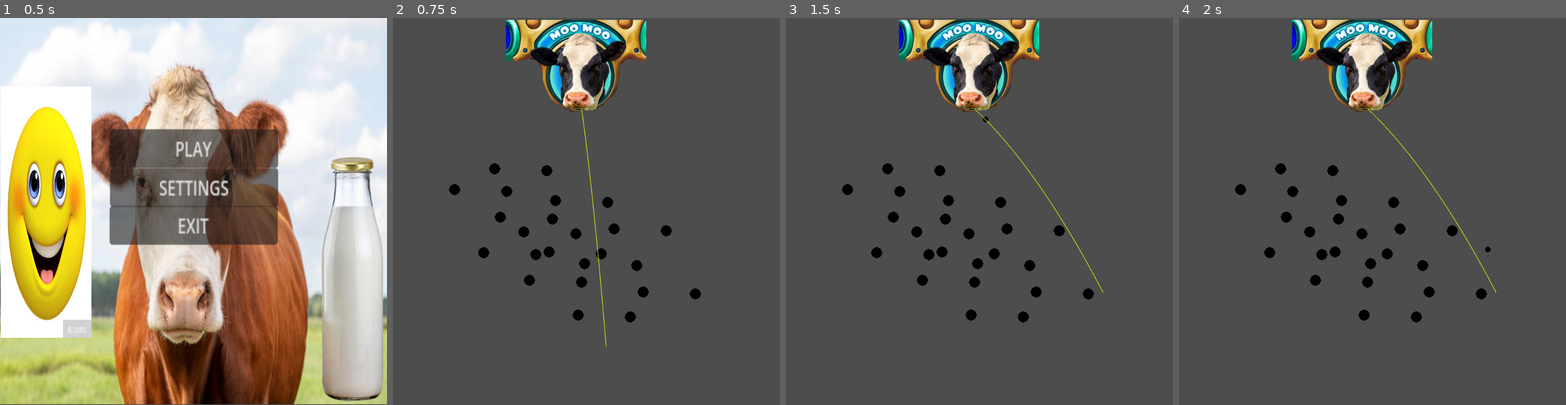
Above: before the commit, frames 1-4 (left to right).
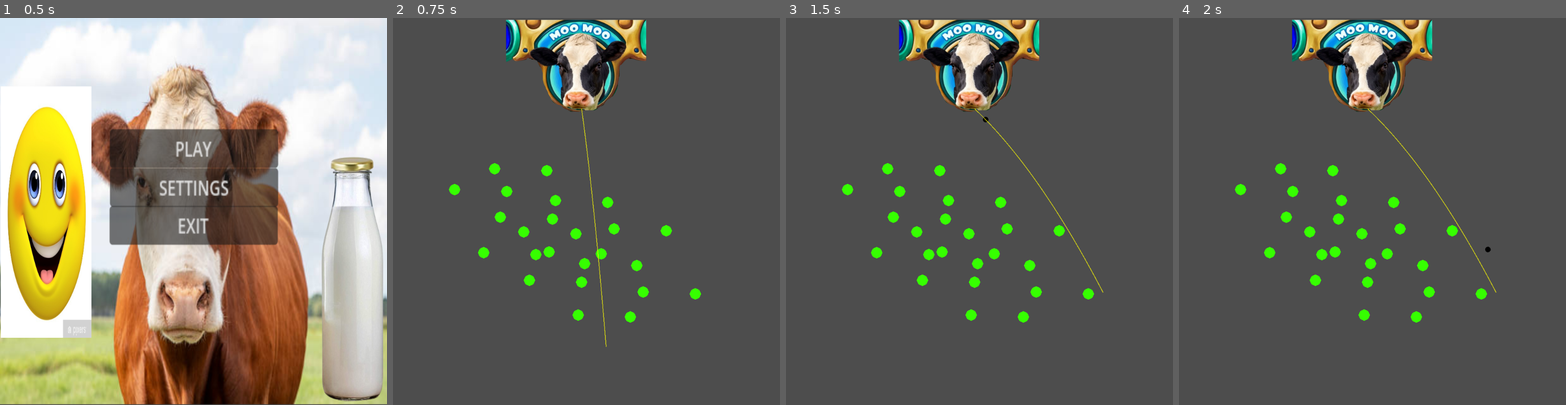
Above: after the commit, the same moments.

Repository: Temia116/Milkle_gamefart
Game: Godot game, scene res://title.tscn
The game is run twice, just before and just after one commit, with the same random seed, the same clock (stepped at 60 frames per second) and the same inputs.
Inputs (mouse positions are in pixels of both pictures, inside the frame that each line leads up to):
- Up to frame 1 (0.5 s): no input
- Up to frame 2 (0.75 s): click "PLAY" at 0.5 s
- Up to frame 3 (1.5 s): tap Enter at 1.25 s; move the mouse to (1064, 192) at 1.27 s; click (1064, 192) at 1.42 s
- Up to frame 4 (2 s): no input

Frame 1 is identical in both runs. In frame 2, 1.6% of the frame differs, in the area x 14-80%, y 37-79%; in frame 3, 1.6%; in frame 4, 1.6%.
Error after the commit: Parse Error: Identifier "AudioManager" not declared in the current scope. (res://peg.gd:36)

Commit message:
made fart

Diff:
--- a/peg.gd
+++ b/peg.gd
@@ -1,4 +1,3 @@
-# Peg.gd - Fixed string quotes
 extends StaticBody2D
 
 @export var is_orange: bool = false
@@ -7,11 +6,22 @@
 
 @onready var sprite: Sprite2D = $Sprite2D
 @onready var collision: CollisionShape2D = $CollisionShape2D
+@onready var hit_area: Area2D = $HitArea
 
 func _ready():
 	# Set peg color based on type
 	if sprite:
 		sprite.modulate = Color.ORANGE if is_orange else Color.BLUE
+
+	# Connect hit detection
+	if hit_area:
+		hit_area.body_entered.connect(_on_hit_area_body_entered)
+
+	add_to_group("pegs")
+
+func _on_hit_area_body_entered(body):
+	if body.is_in_group("ball"):
+		hit_by_ball()
 
 func hit_by_ball():
 	if is_hit:
@@ -19,23 +29,41 @@
 
 	is_hit = true
 
+	# Particle effects (customize as needed)
+	spawn_break_particles()
+
+	# Sound effect
+	AudioManager.play_sound("peg_hit")  # Adjust to your audio system
+
 	# Visual feedback
 	var tween = create_tween()
 	tween.tween_property(sprite, "modulate", Color.WHITE, 0.1)
 	tween.tween_property(sprite, "scale", Vector2(1.2, 1.2), 0.1)
 	tween.tween_property(sprite, "scale", Vector2.ZERO, 0.2)
 
-	# Disable collision
+	# Disable both collisions
 	collision.disabled = true
+	hit_area.get_child(0).disabled = true  # Disable hit area collision
 
 	# Award points
 	var game_manager = get_tree().get_first_node_in_group("game_manager")
 	if game_manager:
 		game_manager.add_score(points)
-
-	# Notify that peg was destroyed
-	if game_manager:
 		game_manager.peg_destroyed(is_orange)
 
 	# Remove after animation
 	tween.finished.connect(func(): queue_free())
+
+func spawn_break_particles():
+	# Example particle spawn - customize based on peg type
+	var particle_scene = preload("res://effects/PegBreakParticles.tscn")  # Adjust path
+	if particle_scene:
+		var particles = particle_scene.instantiate()
+		get_parent().add_child(particles)
+		particles.global_position = global_position
+
+		# Customize particles based on peg color
+		if is_orange:
+			particles.modulate = Color.ORANGE
+		else:
+			particles.modulate = Color.BLUE
--- a/peg.tscn
+++ b/peg.tscn
@@ -6,13 +6,23 @@
 [sub_resource type="CircleShape2D" id="CircleShape2D_1pwoe"]
 radius = 15.0
 
+[sub_resource type="CircleShape2D" id="CircleShape2D_cavuh"]
+radius = 15.0
+
 [node name="Peg" type="Node2D" groups=["Peg"]]
 
 [node name="Peg" type="StaticBody2D" parent="."]
 script = ExtResource("1_1pwoe")
+is_orange = null
+points = null
 
 [node name="CollisionShape2D" type="CollisionShape2D" parent="Peg"]
 shape = SubResource("CircleShape2D_1pwoe")
 
 [node name="Sprite2D" type="Sprite2D" parent="Peg"]
 texture = ExtResource("1_y34qd")
+
+[node name="HitArea" type="Area2D" parent="Peg"]
+
+[node name="CollisionShape2D" type="CollisionShape2D" parent="Peg/HitArea"]
+shape = SubResource("CircleShape2D_cavuh")
--- /dev/null
+++ b/peg_break_particles.gd
@@ -0,0 +1 @@
+extends Node2D
--- /dev/null
+++ b/peg_break_particles.tscn
@@ -0,0 +1,17 @@
+[gd_scene load_steps=2 format=3 uid="uid://beyuntlg5sm6f"]
+
+[ext_resource type="Script" uid="uid://bfe3x88fqx16j" path="res://peg_break_particles.gd" id="1_lm0vn"]
+
+[node name="PegBreakParticles" type="Node2D"]
+script = ExtResource("1_lm0vn")
+
+[node name="GPUParticles2D" type="GPUParticles2D" parent="."]
+emitting = false
+amount = 20
+lifetime = 2.0
+one_shot = true
+explosiveness = 0.8
+
+[node name="SparkleParticles" type="GPUParticles2D" parent="."]
+
+[node name="Timer" type="Timer" parent="."]
Not shown: 1 places in peg.tscn that only renumber resources
Not shown, added: peg_break_particles.gd.uid
